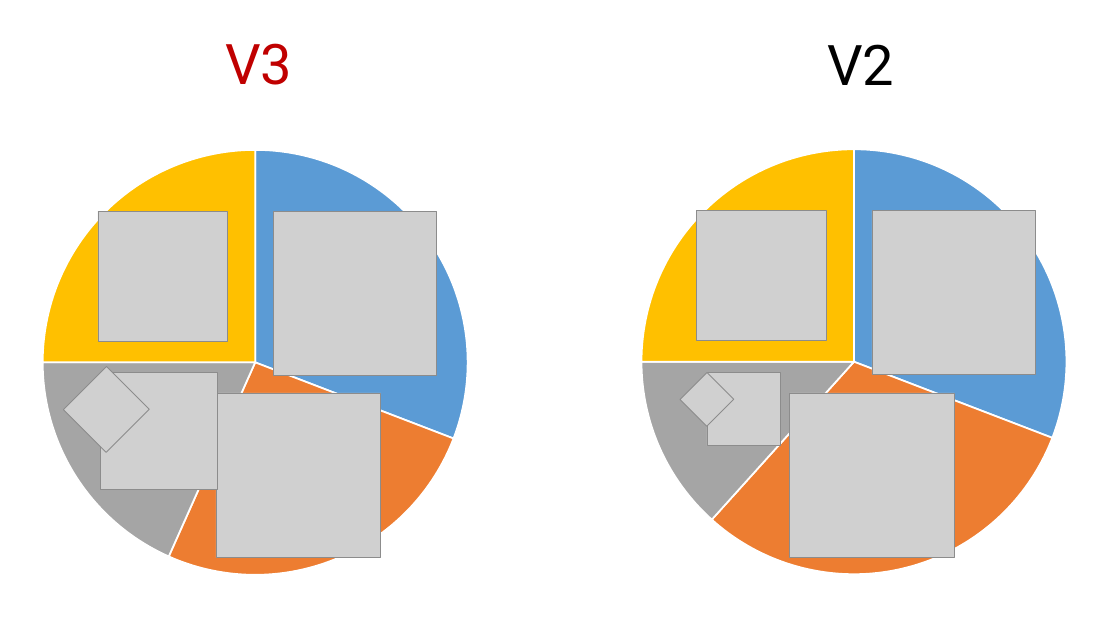
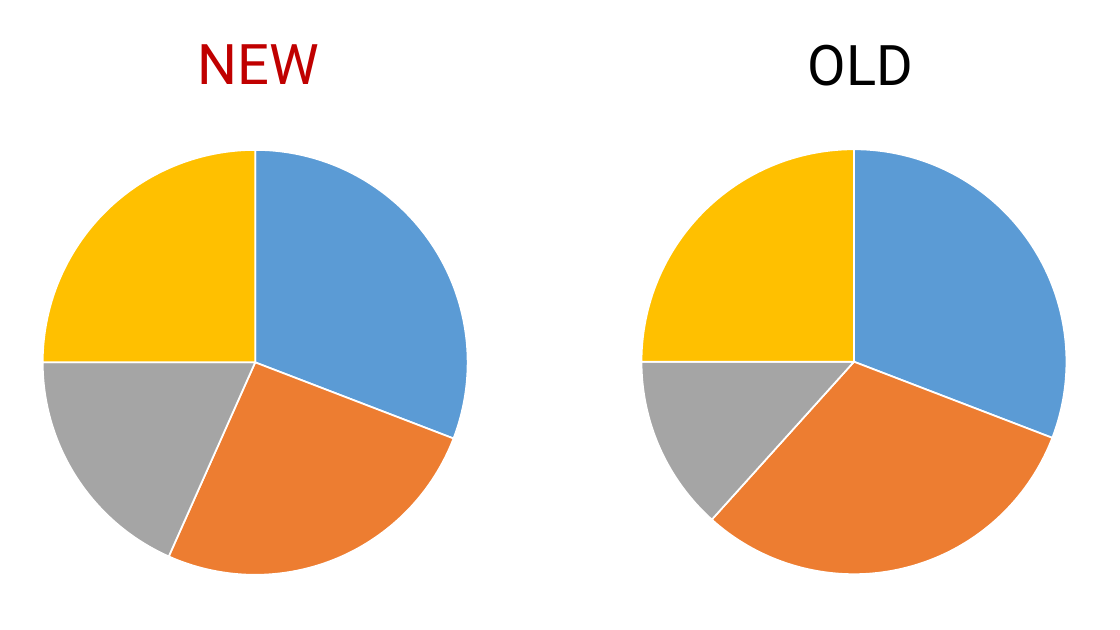
Before and after one commit to rkhaimov/brain-gym, a slide deck: slide 78 of Презентация.pptx (slide 86 before the commit). Drawn at 1120x630 pixels with LibreOffice and Linux fonts; fonts in the diff are those of the drawing; grey boxes stand for pictures. Boxes give left, top, right and bottom in pixels: in the first picture for what was removed or moved away, otherwise in the second. Text is boxed around its words. In the diff, an @@ line names an element or a change of style, - is before the commit and + after.

```diff
--- a/Презентация.pptx
+++ b/Презентация.pptx
@@ text at <box>198,44,319,84</box>: text changed @@
-V3
+NEW
@@ text at <box>808,44,913,86</box>: text changed @@
-V2
+OLD
@@ group removed at <box>64,212,437,558</box>: 5 pictures @@
@@ group removed at <box>680,211,1036,558</box>: 5 pictures @@
```
Also in this commit, not shown: 38 other slides changed, 21 slides added, 24 slides removed.
